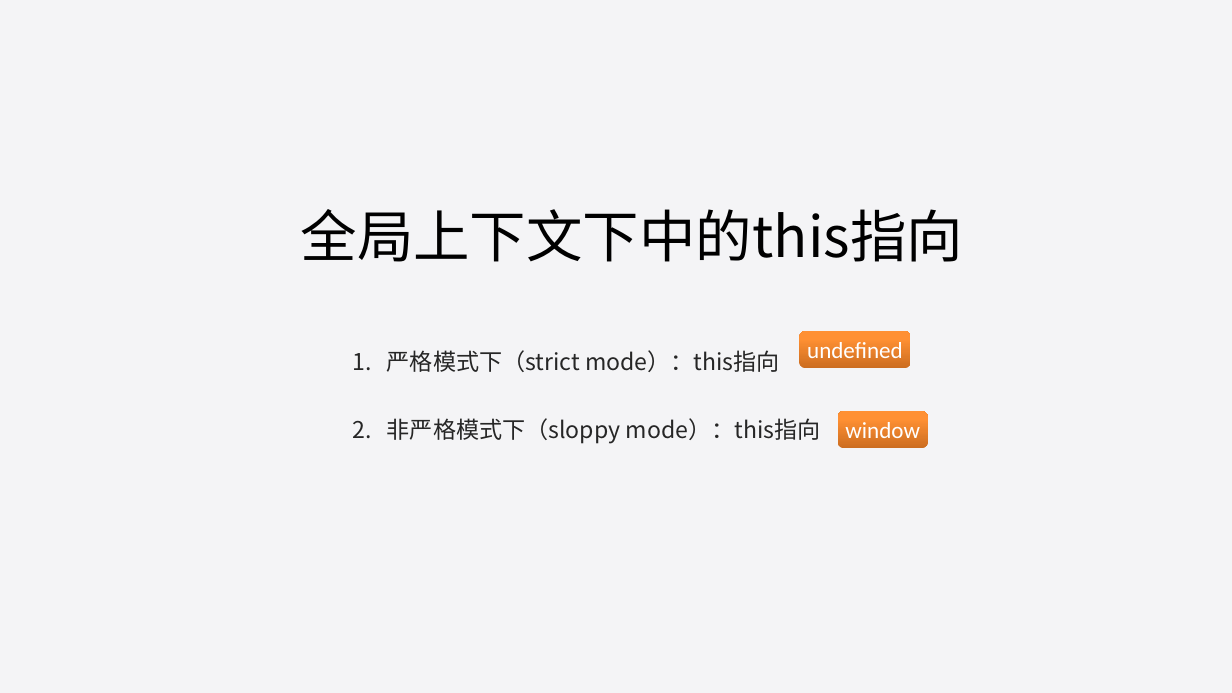
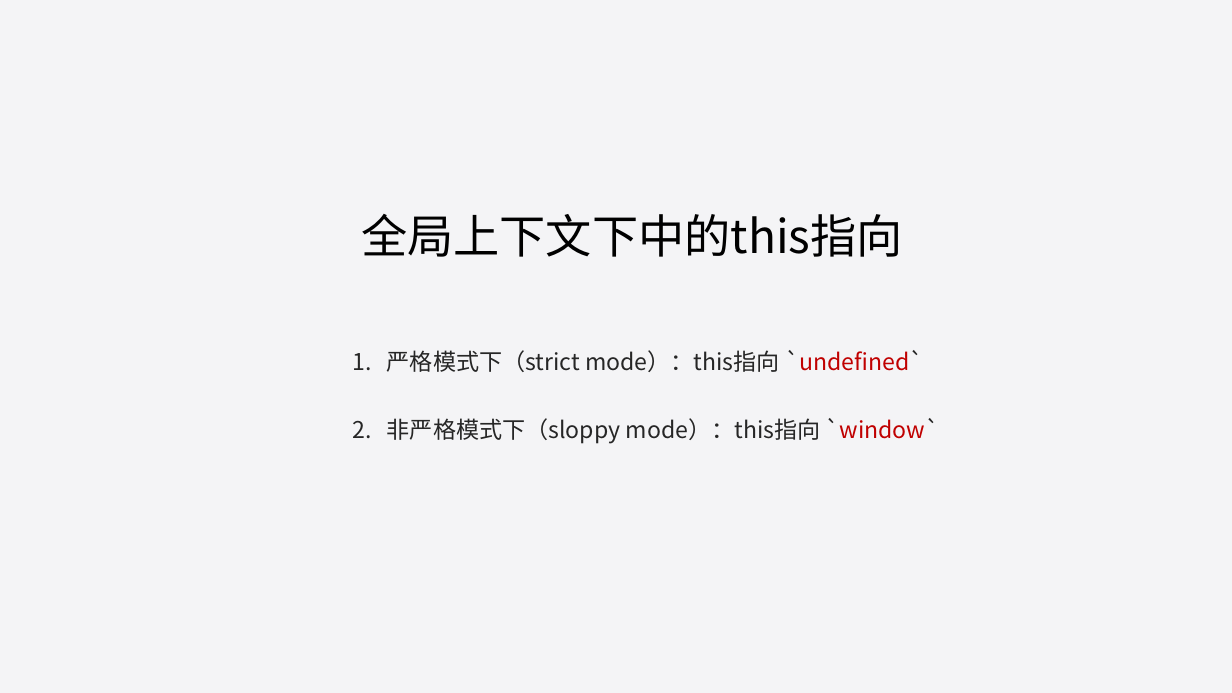
Before and after one commit to liuweiGL/share, a slide deck: slide 5 of ppt/JavaScript基础一.pptx. Drawn at 1232x693 pixels with LibreOffice and Linux fonts; fonts in the diff are those of the drawing. Boxes give left, top, right and bottom in pixels: in the first picture for what was removed or moved away, otherwise in the second. Text is boxed around its words. In the diff, an @@ line names an element or a change of style, - is before the commit and + after.

```diff
--- a/ppt/JavaScript基础一.pptx
+++ b/ppt/JavaScript基础一.pptx
@@ title "全局上下文下中的this指向" at <box>361,214,903,257</box>: size 44 to 36 pt @@
@@ text at <box>387,350,940,444</box>: text changed @@
-1. 严格模式下（strict mode）：this指向
-2. 非严格模式下（sloppy mode）：this指向
+1. 严格模式下（strict mode）：this指向 `undefined`
+2. 非严格模式下（sloppy mode）：this指向 `window`
@@ rounded rectangle removed at <box>799,331,910,369</box> @@
-undefined
@@ rounded rectangle removed at <box>838,411,928,449</box> @@
-window
```
Also in this commit, not shown: 7 other slides changed, 10 slides added, 7 other files.
